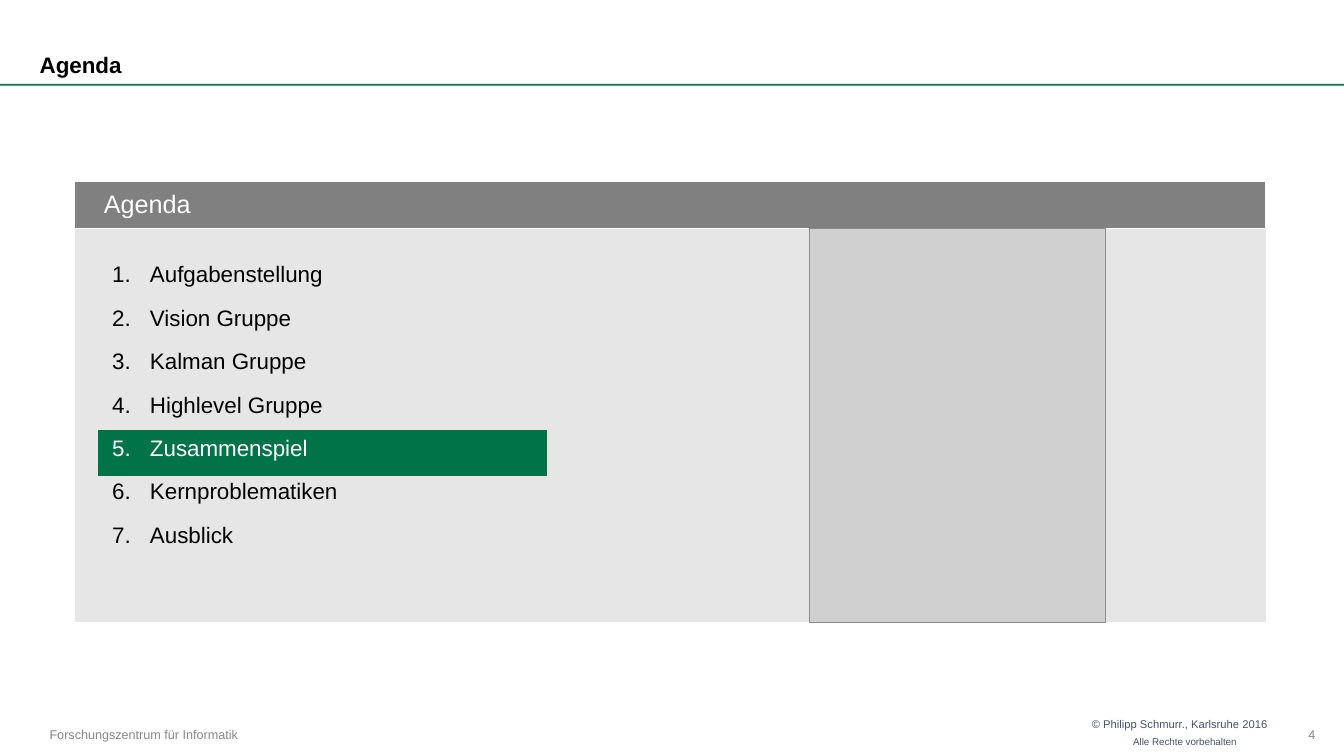
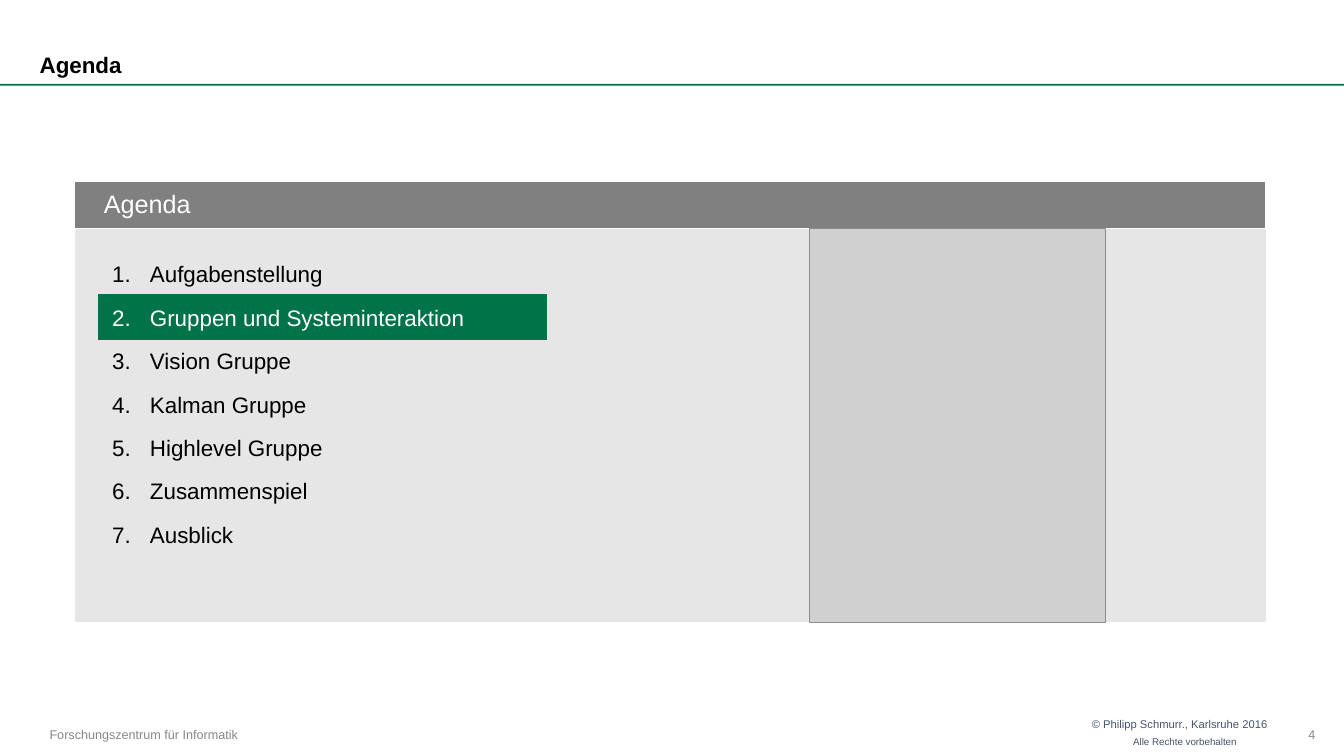
Before and after one commit to OtonoKakuei/robprak1516-documentation, a slide deck: slide 4 of robprak1516-presentation.pptx. Drawn at 1344x756 pixels with LibreOffice and Linux fonts; fonts in the diff are those of the drawing; grey boxes stand for pictures; background and template pictures are left out. Boxes give left, top, right and bottom in pixels: in the first picture for what was removed or moved away, otherwise in the second. Text is boxed around its words. In the diff, an @@ line names an element or a change of style, - is before the commit and + after.

```diff
--- a/robprak1516-presentation.pptx
+++ b/robprak1516-presentation.pptx
@@ rectangle: place and size @@
-rectangle at [99,432,545,475]
+rectangle at [99,295,545,339]
@@ text at [150,309,464,331]: paragraph added @@
+2. Gruppen und Systeminteraktion
@@ text at [150,482,337,504]: paragraph removed @@
-6. Kernproblematiken
@@ text at [150,482,308,504]: text colour #FFFFFF to #000000 in "Zusammenspiel" @@
```
Also in this commit, not shown: 2 other slides changed, 2 slides added, 2 slides removed, 1 other file.
